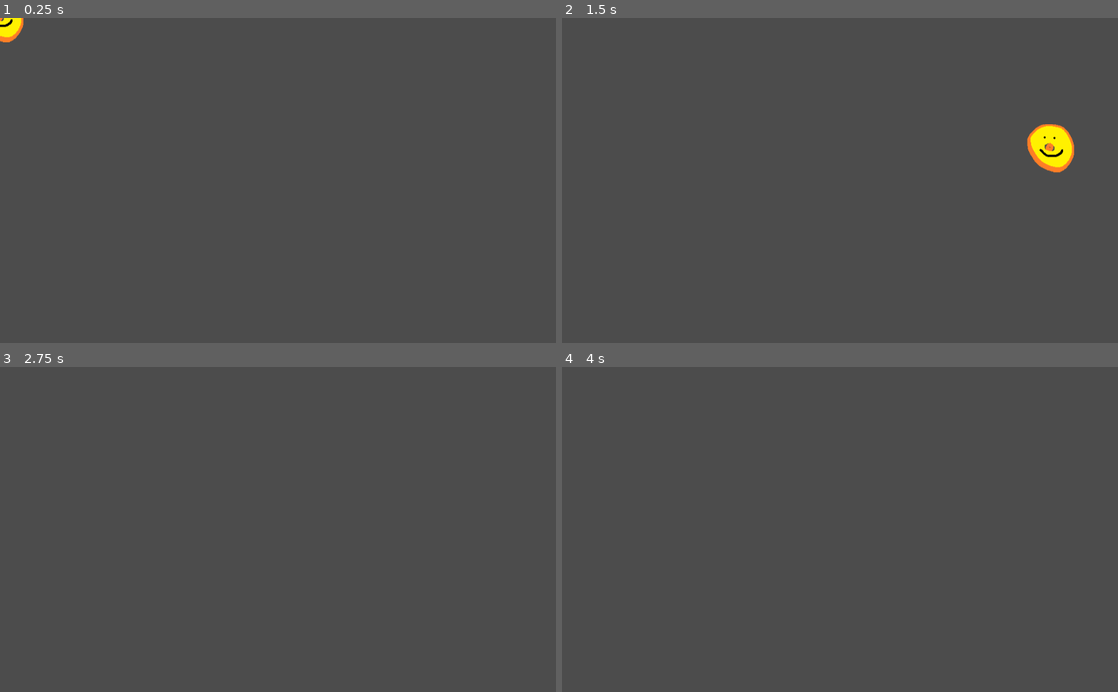
Above: before the commit, frames 1-4 (two rows, left to right).
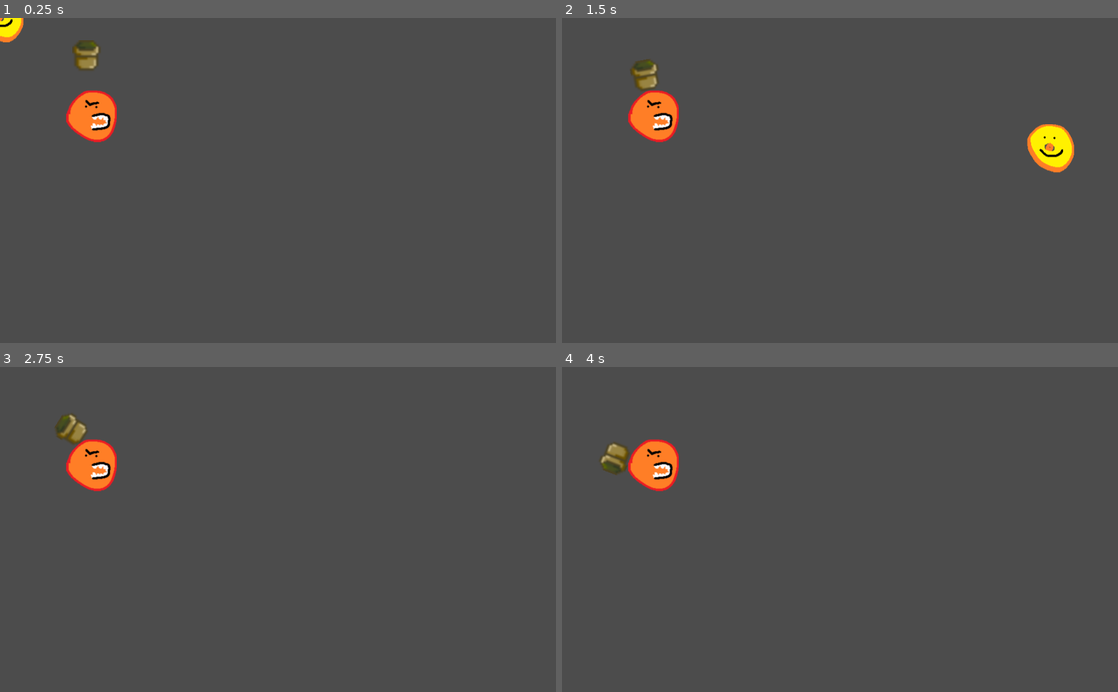
Above: after the commit, the same moments.

Repository: CyborgSquirrel/bepis-mula
Game: Godot game, scene res://Scenes/main.tscn
Two runs of this game, one before a commit and one after it. Both use one fixed random seed, a clock stepped at 60 frames per second and the inputs below.
Inputs (mouse positions are in pixels of both pictures, inside the frame that each line leads up to):
- Up to frame 1 (0.25 s): no input
- Up to frame 2 (1.5 s): move the mouse to (962, 164) at 0.52 s; press the mouse at (962, 164) at 0.53 s; hold Right (ui_right) 0.53-1.28 s; move the mouse to (728, 196) at 1.27 s; release the mouse at (728, 196) at 1.28 s; hold Down (ui_down) from 1.28 s (still down); click (728, 196) at 1.35 s
- Up to frame 3 (2.75 s): move the mouse to (333, 458) at 2.02 s; release Down (ui_down) at 2.03 s; press the mouse at (333, 458) at 2.03 s; hold Right (ui_right) from 2.03 s (still down)
- Up to frame 4 (4 s): move the mouse to (812, 594) at 2.77 s; release Right (ui_right) at 2.78 s; release the mouse at (812, 594) at 2.78 s; hold Up (ui_up) 2.78-3.53 s; click (812, 594) at 2.85 s; move the mouse to (1006, 578) at 3.52 s; press the mouse at (1006, 578) at 3.53 s; hold Left (ui_left) from 3.53 s (still down)

The runs differ from the first frame. In frame 1, 1.5% of the frame differs, in the area x 11-21%, y 6-39%; in frame 2, 1.5%, in the area x 11-21%, y 12-39%; in frame 3, 1.5%; in frame 4, 1.5%.
Error in both runs: Attempt to call function 'add_child' in base 'null instance' on a null instance. (res://Scripts/Player.gd:25)

Commit message:
nothing important

Diff:
--- a/Mini Scenes/enemy.tscn
+++ b/Mini Scenes/enemy.tscn
@@ -1,14 +1,13 @@
-[gd_scene load_steps=4 format=2]
+[gd_scene load_steps=3 format=2]
 
 [ext_resource path="res://Textures/enemy.png" type="Texture" id=1]
-[ext_resource path="res://Scripts/Enemy.gd" type="Script" id=2]
 
 [sub_resource type="CircleShape2D" id=1]
 
 custom_solver_bias = 0.0
 radius = 48.0
 
-[node name="Enemy" type="KinematicBody2D" groups=[
+[node name="Enemy" type="KinematicBody2D" index="0" groups=[
 "Enemies",
 ]]
 
@@ -28,6 +27,6 @@
 
 [node name="CollisionShape2D" type="CollisionShape2D" parent="." index="1"]
 
+visible = false
 position = Vector2( 2, 0 )
 shape = SubResource( 1 )
-script = ExtResource( 2 )
--- a/Scenes/main.tscn
+++ b/Scenes/main.tscn
@@ -1,9 +1,19 @@
-[gd_scene load_steps=2 format=2]
+[gd_scene load_steps=4 format=2]
 
 [ext_resource path="res://Mini Scenes/player.tscn" type="PackedScene" id=1]
+[ext_resource path="res://Mini Scenes/pot.tscn" type="PackedScene" id=2]
+[ext_resource path="res://Mini Scenes/enemy.tscn" type="PackedScene" id=3]
 
 [node name="Node2D" type="Node2D" index="0"]
 
 [node name="Node" parent="." index="0" instance=ExtResource( 1 )]
 
 _sections_unfolded = [ "Transform" ]
+
+[node name="Pot" parent="." index="1" instance=ExtResource( 2 )]
+
+position = Vector2( 159, 66 )
+
+[node name="Enemy" parent="." index="2" instance=ExtResource( 3 )]
+
+position = Vector2( 169, 181 )
